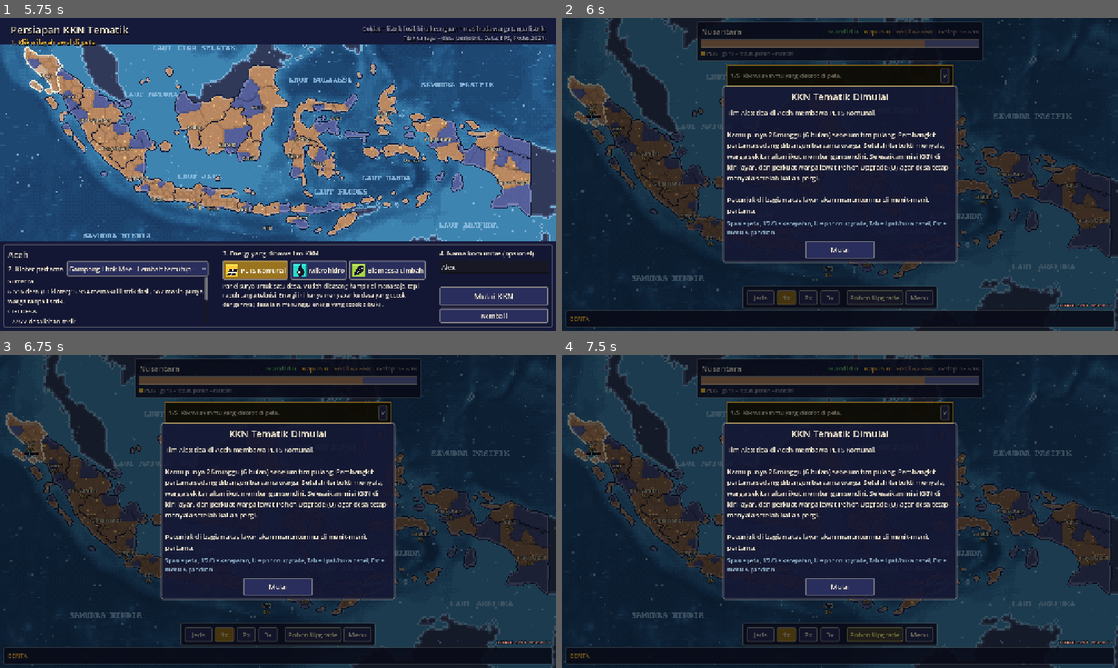
Above: before the commit, frames 1-4 (two rows, left to right).
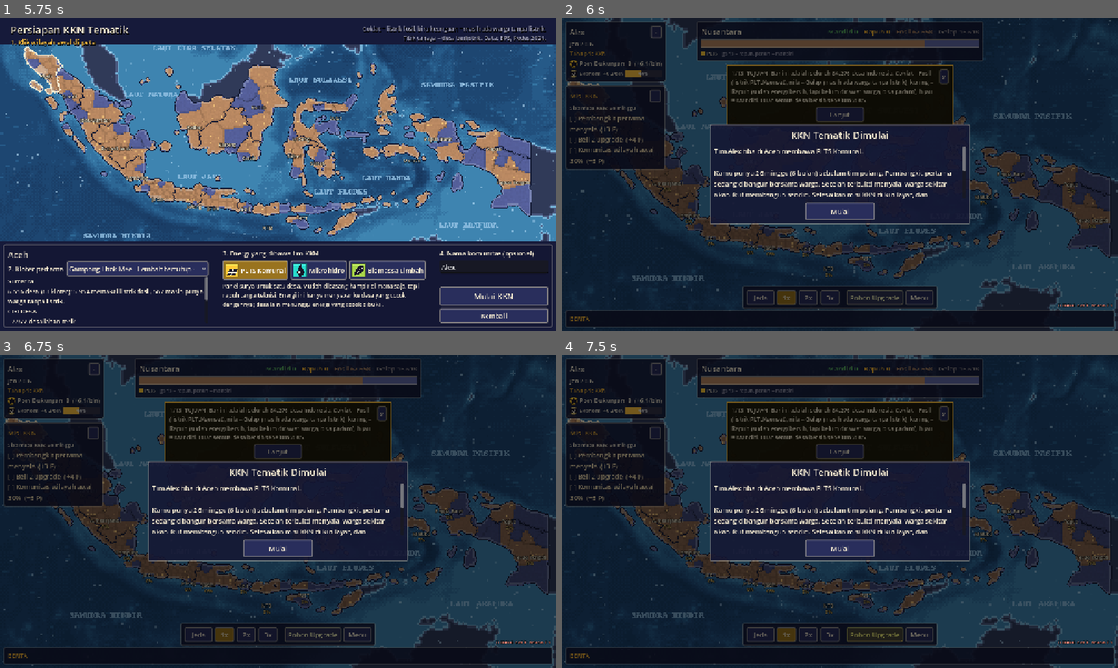
Above: after the commit, the same moments.

Repository: RizqieSufiawan/percikan-lentera
Game: Godot game, scene res://scenes/title.tscn
The game is run twice, just before and just after one commit, with the same random seed, the same clock (stepped at 60 frames per second) and the same inputs. Sound files missing from this copy of the repository are replaced by a short silence.
Inputs (mouse positions are in pixels of both pictures, inside the frame that each line leads up to):
- Up to frame 1 (5.75 s): click "Permainan Baru" at 0.5 s; click "Lanjut" at 1.25 s; click "Kembali" at 2 s; click "Lewati" at 2.75 s; click (494, 268) at 3.52 s; type "Alex" at 3.6 s; click "Pilih kloter (daftar atau kli…" at 4.25 s; click "PLTS Komunal" at 5 s
- Up to frame 2 (6 s): click "Mulai KKN" at 5.75 s
- Up to frame 3 (6.75 s): click "x" at 6.5 s
- Up to frame 4 (7.5 s): click (840, 452) at 7.25 s, where only the run after the commit has a clickable "Lanjut"

Frame 1 is identical in both runs. In frame 2, 21% of the frame differs, in the area x 0-74%, y 1-79%; in frame 3, 21%; in frame 4, 21%.

Commit message:
Tutorial

Diff:
--- a/data/slides/guide_10.tres
+++ b/data/slides/guide_10.tres
@@ -6,5 +6,5 @@
 [resource]
 script = ExtResource("2_script")
 title = "Menang dan Kalah"
-text = "Game selesai saat SEMUA desa memakai energi bersih. Semakin cepat dan semakin banyak yang mandiri, semakin baik akhirnya.\nKalah: Resistensi penuh, Kesejahteraan atau Ekonomi habis, atau semua pembangkit energi bersih padam."
+text = "MENANG: semua desa memakai energi bersih. Semakin cepat dan semakin banyak yang mandiri, semakin baik akhirnya.\nRESISTENSI: biru = Ragu Warga (naik jika banyak desa Rapuh di wilayah berkomunitas lemah, turun saat desa jadi Mandiri), merah = Kepentingan Lama (naik tiap tahun dan saat energi bersih meluas).\nKALAH: Resistensi 100%, Kesejahteraan habis, Ekonomi habis terlalu lama, semua pembangkit padam terlalu lama, atau lewat tahun 2085."
 image = ExtResource("1_img")
--- a/data/slides/guide_5.tres
+++ b/data/slides/guide_5.tres
@@ -6,5 +6,5 @@
 [resource]
 script = ExtResource("2_script")
 title = "Poin, Ekonomi, Pohon Upgrade"
-text = "Warga membangun memakai Poin + Ekonomi. Semua kemampuan ada di Pohon Upgrade (U) dan berlaku di semua wilayah.\nSumber Energi: tiap energi punya cabang sendiri (Output Listrik I–III, Material Bangunan I–III, Teknisi Warga, Pusat Pelatihan). Edukasi & Warga: Komunitas tumbuh lebih cepat, resistensi turun. Layanan Digital: internet otomatis di wilayah berenergi bersih."
+text = "POIN DUKUNGAN: selama KKN dari tim KKN tiap minggu dan hadiah Misi KKN; setelah KKN dari desa Rapuh dan Mandiri, ditambah Komunitas wilayah. Bonus dari gelembung di peta.\nEKONOMI: bertambah sedikit tiap bulan, lebih banyak dari desa Mandiri. Selalu disisakan 5 sebagai cadangan.\nKeduanya dipakai di Pohon Upgrade (U). Setiap pembelian membuat upgrade lain 5% lebih mahal. Sumber Energi: buka dan perkuat energi. Edukasi & Warga: Komunitas lebih cepat, resistensi turun. Layanan Digital: internet di wilayah berenergi bersih."
 image = ExtResource("1_img")
--- a/data/slides/guide_8.tres
+++ b/data/slides/guide_8.tres
@@ -5,6 +5,6 @@
 
 [resource]
 script = ExtResource("2_script")
-title = "Pemerintah, Event, Bencana"
-text = "Tawaran pemerintah: Terima atau Tolak. Isinya tergantung kinerjamu.\nKartu event: pilih A atau B, tidak ada pilihan yang selalu benar.\nBencana menyasar desa sesuai ciri alamnya, dan paling merusak energi yang rentan."
+title = "Event, Kesiapan, Tawaran"
+text = "Bencana, hoaks, dan masalah lain diselesaikan otomatis. Berhasil atau tidaknya tergantung KESIAPAN, yang naik lewat upgrade. Bencana menyasar desa sesuai ciri alamnya.\nYang meminta keputusanmu hanya tawaran kerja sama (mis. investor PLTA) dan tawaran pemerintah: Terima atau Tolak, tidak ada pilihan yang selalu benar."
 image = ExtResource("1_img")
--- a/data/slides/guide_9.tres
+++ b/data/slides/guide_9.tres
@@ -6,5 +6,5 @@
 [resource]
 script = ExtResource("2_script")
 title = "Tonggak dan Target 2060"
-text = "2030, 2045, dan 2060: evaluasi besar. 2040 dan 2050: notifikasi singkat.\nTarget nasional (KEN, PP 40/2025): 70% desa berenergi bersih pada 2060. Di game, setengahnya juga harus mandiri. Setiap tonggak memberi tahu apakah kamu masih di jalur."
+text = "2030, 2045, dan 2060: evaluasi besar. 2040 dan 2050: notifikasi singkat.\nTarget nasional (KEN, PP 40/2025): 70% desa berenergi bersih pada 2060; tonggak juga menilai apakah setengahnya sudah mandiri. Setiap tonggak memberi tahu apakah kamu masih di jalur."
 image = ExtResource("1_img")
--- a/project.godot
+++ b/project.godot
@@ -1,5 +1,10 @@
 ; Engine configuration file.
-; Percikan Lentera - prototipe ADIKARA 2026
+; It's best edited using the editor UI and not directly,
+; since the parameters that go here are not all obvious.
+;
+; Format:
+;   [section] ; section goes between []
+;   param=value ; assign values to parameters
 
 config_version=5
 
--- a/scripts/core/simulation.gd
+++ b/scripts/core/simulation.gd
@@ -1264,7 +1264,8 @@
 	if points < upgrade_cost(u):
 		return "Poin Dukungan kurang"
 	if u.cost_money > 0 and money - u.cost_money < cfg.money_reserve:
-		return "Ekonomi kurang"
+		return "Ekonomi kurang: butuh %d (biaya %d + cadangan %d), kamu punya %d" % [
+			ceili(u.cost_money + cfg.money_reserve), roundi(u.cost_money), roundi(cfg.money_reserve), floori(money)]
 	return ""
 
 
--- a/scripts/ui/game_screen.gd
+++ b/scripts/ui/game_screen.gd
@@ -321,7 +321,7 @@
 
 func _refresh_missions() -> void:
 	var sim := Game.sim
-	%MissionPanel.visible = sim.kkn_active and _hint_panel == null
+	%MissionPanel.visible = sim.kkn_active and not _tutorial_hides_left()
 	if not sim.kkn_active:
 		return
 	%KknTimeLabel.text = "Sisa masa KKN: %d minggu" % sim.kkn_weeks_left()
@@ -577,9 +577,13 @@
 	var changed := not _reveal_ready or lit != _reveal_lit or post != _reveal_post_kkn
 	if _reveal_ready and lit and not _reveal_lit:
 		Audio.sfx(&"point")
-		toast("Desa pertama menyala! Warga sekitar mulai ikut membangun sendiri.")  # bar desa sudah tampil sejak awal
+		if Game.sim.counters.has(LESSONS_OFF):
+			toast("Desa pertama menyala! Warga sekitar mulai ikut membangun sendiri.")
+		_queue_lesson.call_deferred(&"lit", func(_up: bool): return feed.get_global_rect() if feed.visible else Rect2())
 	if _reveal_ready and post and not _reveal_post_kkn:
-		toast("Panel baru di atas: Resistensi (100% = kalah) dan Kesejahteraan (habis = kalah).", Palette.INDEPENDENT)
+		if Game.sim.counters.has(LESSONS_OFF):
+			toast("Panel baru di atas: Resistensi (100% = kalah) dan Kesejahteraan (habis = kalah).", Palette.INDEPENDENT)
+		_queue_lesson.call_deferred(&"post_kkn", func(up: bool): return Rect2() if up else $TopPanel.get_global_rect())
 	_reveal_ready = true
 	_reveal_lit = lit
 	_reveal_post_kkn = post
@@ -684,33 +688,106 @@
 	stack.add_child(_toast_box)
 
 
-# ---------------------------------------------------------------- petunjuk menit pertama
+# ---------------------------------------------------------------- tutorial
+
+## Tutorial berlapis:
+## - Langkah UTAMA (menit pertama): campuran langkah PENJELASAN (permainan dijeda, ada tombol
+##   "Lanjut", bagian yang dibahas disorot) dan langkah AKSI (pemain melakukan sesuatu).
+## - PELAJARAN susulan: penjelasan sekali jalan saat sesuatu baru muncul (desa pertama menyala,
+##   tim KKN pulang). Disimpan di sim.counters supaya tidak berulang setelah memuat permainan.
+## Tombol x menutup semuanya (tutorial dan pelajaran susulan).
 
 var _hint_panel: PanelContainer
 var _hint_stack: VBoxContainer
 var _spotlight: Spotlight
 var _hint_label: Label
+var _hint_next: Button
 var _hint_step: int = 0
 var _hint_timer: float = 0.0
 var _hint_check: float = 0.0
-
-
-## Langkah petunjuk: [teks, Callable yang mengembalikan true jika langkah selesai].
+var _hint_ack := false
+var _main_active := false
+var _lessons: Array = []  # [{text, target}] antre
+
+
+func _step(text: String, target: Callable, done: Callable = Callable()) -> Dictionary:
+	return {"text": text, "target": target, "done": done, "info": not done.is_valid()}
+
+
+func _rect_of(path: String) -> Callable:
+	return func(_up: bool) -> Rect2:
+		var n := get_node_or_null(path) as Control
+		return n.get_global_rect() if n and n.is_visible_in_tree() else Rect2()
+
+
+var _steps_cache: Array = []
+
+
 func _hint_steps() -> Array:
+	if not _steps_cache.is_empty():
+		return _steps_cache
 	var sim := Game.sim
-	return [
-		["1/5  Klik wilayahmu yang disorot di peta.",
-			func(): return province_panel.visible],
-		["2/5  Klik kloter lain di panel kanan untuk membandingkan energinya.",
-			# Klik wilayah di peta sudah memilih satu kloter, jadi langkah ini menunggu kloter LAIN.
-			func(): return (province_panel.village_index >= 0 and province_panel.village_index != _hint_v0) or _hint_timer > 15.0],
-		["3/5  Buka Pohon Upgrade (U) dan beli satu upgrade.",
-			func(): return int(sim.counters.get(&"upgrades_bought", 0)) >= 1],
-		["4/5  Tab Sumber Energi: perkuat energi yang kamu pakai.",
-			func(): return _owns_energy_branch() or int(sim.counters.get(&"upgrades_bought", 0)) >= 3],
-		["5/5  Klik gelembung di peta untuk Poin tambahan.",
-			func(): return _hint_timer > 14.0],
+	var cfg := Game.db.config
+	var n := 13
+	_steps_cache = [
+		_step("1/%d  TUJUAN. Bar ini adalah seluruh 84.276 desa Indonesia. Coklat = Fosil (listrik PLTU/genset), nila = Gelap (masih ada warga tanpa listrik), kuning = Rapuh (sudah energi bersih, tapi belum dirawat warga, bisa padam), hijau = Mandiri. Buat semua desa bersih sebelum 2085." % n,
+			_rect_of("TopPanel")),
+		_step("2/%d  POIN DUKUNGAN, uang utama untuk membeli upgrade. Selama KKN: dari tim KKN tiap minggu dan hadiah Misi KKN. Setelah KKN: dari desa Rapuh dan Mandiri, ditambah Komunitas wilayah. Bonus: gelembung di peta." % n,
+			_rect_of("StatsPanel/VBox/PointsRow")),
+		_step("3/%d  EKONOMI, dipakai bersama Poin untuk sebagian upgrade. Bertambah sedikit tiap bulan, dan lebih banyak dari desa Mandiri. Selalu disisakan %d sebagai cadangan. Ekonomi habis terlalu lama = kalah." % [n, roundi(cfg.money_reserve)],
+			_rect_of("StatsPanel/VBox/MoneyRow")),
+		_step("4/%d  MISI KKN. Tim KKN hanya tinggal %d minggu. Selesaikan misi untuk Poin tambahan. Saat tim pulang, desa Rapuh di wilayah yang Komunitasnya di bawah %d bisa padam." % [n, cfg.kkn_ticks, roundi(cfg.kkn_test_threshold)],
+			_rect_of("MissionPanel")),
+		_step("5/%d  Klik wilayahmu yang disorot di peta." % n,
+			func(up: bool): return Rect2() if up else map.province_rect(sim.start_province),
+			func(): return province_panel.visible),
+		_step("6/%d  KOMUNITAS = kesiapan warga merawat listriknya sendiri (0-100). Naik saat tim KKN melatih warga dan dari desa yang sudah bersih. Di %d warga mulai membangun sendiri; di %d desa Rapuh jadi Mandiri. Klik wilayah mana pun untuk melihat barnya di peta." % [n, roundi(cfg.auto_build_min_community), roundi(cfg.independence_threshold)],
+			_rect_of("ProvincePanel/VBox/CommRow")),
+		_step("7/%d  KLOTER = kelompok ratusan desa nyata. Tiap kloter punya ciri (sungai deras, lahan terik, ...) yang menentukan energi yang cocok. Klik kloter lain untuk membandingkan." % n,
+			_rect_of("ProvincePanel"),
+			func(): return (province_panel.village_index >= 0 and province_panel.village_index != _hint_v0) or _hint_timer > 15.0),
+		_step("8/%d  SEBARAN OTOMATIS. Kamu tidak membangun sendiri. Setelah pembangkit pertama menyala, warga kloter tetangga (paling jauh 2 kloter) yang energinya cocok ikut membangun. Awalnya lambat, makin banyak desa bersih makin cepat." % n,
+			func(up: bool): return Rect2() if up else map.province_rect(sim.start_province)),
+		_step("9/%d  POHON UPGRADE adalah keputusan utamamu. Buka (U) dan beli satu upgrade. Setiap pembelian membuat upgrade lain sedikit lebih mahal." % n,
+			func(up: bool): return Rect2() if up else %UpgradeBtn.get_global_rect(),
+			func(): return int(sim.counters.get(&"upgrades_bought", 0)) >= 1),
+		_step("10/%d  Tab Sumber Energi: perkuat energi yang kamu pakai, atau buka energi baru." % n,
+			_energy_tab_target,
+			func(): return _owns_energy_branch() or int(sim.counters.get(&"upgrades_bought", 0)) >= 3),
+		_step("11/%d  KESIAPAN. Bencana, hoaks, dan masalah lain diselesaikan otomatis. Berhasil atau tidaknya tergantung Kesiapan, yang naik lewat upgrade. Hanya tawaran kerja sama yang meminta keputusanmu." % n,
+			func(up: bool): return Rect2() if up else %UpgradeBtn.get_global_rect()),
+		_step("12/%d  WAKTU. Jeda, 1x, 2x, 3x mengatur kecepatan. Esc membuka menu: simpan, pengaturan, dan Panduan (berisi semua penjelasan ini)." % n,
+			_speed_target),
+		_step("13/%d  Klik gelembung yang muncul di peta untuk Poin tambahan." % n,
+			func(_up: bool): return Rect2(),
+			func(): return _hint_timer > 14.0),
 	]
+	return _steps_cache
+
+
+func _energy_tab_target(up_open: bool) -> Rect2:
+	if not up_open:
+		return %UpgradeBtn.get_global_rect()
+	var tabs: TabContainer = upgrade_panel.tabs
+	if tabs.current_tab == 0:
+		return Rect2()
+	var bar := tabs.get_tab_bar()
+	var r := bar.get_tab_rect(0)
+	return Rect2(bar.global_position + r.position, r.size)
+
+
+func _speed_target(up_open: bool) -> Rect2:
+	if up_open:
+		return Rect2()
+	var r: Rect2 = $BottomBar/HBox/PauseBtn.get_global_rect()
+	return r.merge($BottomBar/HBox/Speed3Btn.get_global_rect())
+
+
+## Pelajaran susulan (sekali per permainan).
+const LESSONS := {
+	&"lit": "DESA PERTAMA MENYALA! Warga sekitar mulai ikut membangun sendiri. Panel Peristiwa di kiri bawah mencatat kejadian penting; klik < > untuk melihat yang lama.",
+	&"post_kkn": "TIM KKN PULANG. Sekarang Poin datang dari desa bersih. Dua ancaman baru di panel atas:\nRESISTENSI: biru = Ragu Warga (naik jika banyak desa Rapuh di wilayah yang Komunitasnya lemah, turun saat desa jadi Mandiri), merah = Kepentingan Lama (naik tiap tahun dan saat energi bersih meluas). Mencapai 100% = kalah.\nKESEJAHTERAAN naik saat makin banyak desa berlistrik dan bersih. Habis = kalah.",
+}
 
 
 func owned_upgrade_count() -> int:
@@ -729,23 +806,35 @@
 ## mengulang tutorial: lanjut dari langkah terakhir, atau tidak muncul jika sudah selesai/ditutup.
 const TUTORIAL_KEY := &"tutorial_step"
 const TUTORIAL_DONE := 99
-
-
-func _build_hints(parent: Control) -> void:
-	if Game.sim == null or Game.sim.tick_count > Game.db.config.kkn_ticks:
+const LESSONS_OFF := &"lessons_off"
+
+
+func _build_hints(_parent: Control) -> void:
+	if Game.sim == null:
 		return
 	var saved_step := int(Game.sim.counters.get(TUTORIAL_KEY, 0))
-	if saved_step >= _hint_steps().size():
+	if Game.sim.tick_count > Game.db.config.kkn_ticks or saved_step >= _hint_steps().size():
+		return
+	_main_active = true
+	_hint_step = saved_step
+	_show_hint()
+
+
+func _ensure_hint_panel() -> void:
+	if _hint_panel:
 		return
 	_hint_panel = PanelContainer.new()
 	var style := StyleBoxFlat.new()
-	style.bg_color = Color(0.12, 0.1, 0.03, 0.94)
+	style.bg_color = Color(0.12, 0.1, 0.03, 0.96)
 	style.border_color = Palette.LIT
 	style.set_border_width_all(2)
-	style.set_content_margin_all(8)
+	style.set_content_margin_all(10)
 	_hint_panel.add_theme_stylebox_override("panel", style)
+	var col := VBoxContainer.new()
+	col.add_theme_constant_override("separation", 6)
+	_hint_panel.add_child(col)
 	var row := HBoxContainer.new()
-	_hint_panel.add_child(row)
+	col.add_child(row)
 	_hint_label = Label.new()
 	_hint_label.autowrap_mode = TextServer.AUTOWRAP_WORD_SMART
 	_hint_label.custom_minimum_size = Vector2(470, 0)
@@ -754,28 +843,76 @@
 	row.add_child(_hint_label)
 	var close := Button.new()
 	close.text = "x"
-	close.tooltip_text = "Tutup petunjuk"
+	close.tooltip_text = "Tutup semua petunjuk"
 	close.focus_mode = Control.FOCUS_NONE
-	close.pressed.connect(func():
-		Game.sim.counters[TUTORIAL_KEY] = TUTORIAL_DONE
-		_hint_panel.queue_free()
-		_hint_panel = null)
+	close.size_flags_vertical = Control.SIZE_SHRINK_BEGIN
+	close.pressed.connect(_close_hints)
 	row.add_child(close)
-	parent.add_child(_hint_panel)
-	_hint_step = saved_step
-	_show_hint()
-
-
-func _show_hint() -> void:
-	var steps := _hint_steps()
-	if _hint_panel == null:
-		return
-	if _hint_step >= steps.size():
-		Game.sim.counters[TUTORIAL_KEY] = TUTORIAL_DONE
+	_hint_next = Button.new()
+	_hint_next.text = "Lanjut"
+	_hint_next.focus_mode = Control.FOCUS_NONE
+	_hint_next.custom_minimum_size = Vector2(110, 30)
+	_hint_next.size_flags_horizontal = Control.SIZE_SHRINK_CENTER
+	_hint_next.pressed.connect(func():
+		Audio.sfx(&"click")
+		_hint_ack = true
+		_hint_check = 1.0)
+	col.add_child(_hint_next)
+	_hint_stack.add_child(_hint_panel)
+	_hint_stack.move_child(_hint_panel, 0)
+
+
+func _close_hints() -> void:
+	Game.sim.counters[TUTORIAL_KEY] = TUTORIAL_DONE
+	Game.sim.counters[LESSONS_OFF] = 1
+	_main_active = false
+	_lessons.clear()
+	_free_hint_panel()
+
+
+func _free_hint_panel() -> void:
+	Game.release(&"tutorial")
+	if _hint_panel:
 		_hint_panel.queue_free()
 		_hint_panel = null
-		return
-	_hint_label.text = steps[_hint_step][0]
+
+
+## Langkah yang sedang tampil: pelajaran susulan didahulukan, lalu langkah utama.
+func _current_hint() -> Dictionary:
+	if not _lessons.is_empty():
+		return _lessons[0]
+	if _main_active:
+		var steps := _hint_steps()
+		if _hint_step < steps.size():
+			return steps[_hint_step]
+	return {}
+
+
+func _show_hint() -> void:
+	var cur := _current_hint()
+	if cur.is_empty():
+		_free_hint_panel()
+		return
+	_ensure_hint_panel()
+	_hint_ack = false
+	_hint_label.text = cur["text"]
+	_hint_next.visible = cur["info"]
+	# Langkah penjelasan menjeda permainan supaya pemain sempat membaca.
+	if cur["info"]:
+		Game.hold(&"tutorial")
+	else:
+		Game.release(&"tutorial")
+
+
+## Antrekan pelajaran susulan (sekali per permainan).
+func _queue_lesson(id: StringName, target: Callable) -> void:
+	var sim := Game.sim
+	var key := StringName("lesson_" + String(id))
+	if sim.counters.has(key) or sim.counters.has(LESSONS_OFF):
+		return
+	sim.counters[key] = 1
+	_lessons.append(_step(LESSONS[id], target))
+	_show_hint()
 
 
 func _update_hints(delta: float) -> void:
@@ -783,22 +920,42 @@
 	if _hint_panel == null:
 		return
 	_hint_check += delta
-	if _hint_step == 1 or _hint_step == 4:
+	var cur := _current_hint()
+	if not cur.is_empty() and not cur["info"]:
 		_hint_timer += delta
 	if _hint_check < 0.25:
 		return
 	_hint_check = 0.0
-	var steps := _hint_steps()
 	var advanced := false
-	while _hint_step < steps.size() and steps[_hint_step][1].call():
-		_hint_step += 1
-		Game.sim.counters[TUTORIAL_KEY] = _hint_step
+	while true:
+		cur = _current_hint()
+		if cur.is_empty():
+			break
+		var ok: bool = _hint_ack if cur["info"] else cur["done"].call()
+		if not ok:
+			break
+		_hint_ack = false
 		_hint_timer = 0.0
 		_hint_v0 = province_panel.village_index
 		advanced = true
+		if not _lessons.is_empty():
+			_lessons.pop_front()
+		else:
+			_hint_step += 1
+			Game.sim.counters[TUTORIAL_KEY] = _hint_step
+			if _hint_step >= _hint_steps().size():
+				_main_active = false
+				Game.sim.counters[TUTORIAL_KEY] = TUTORIAL_DONE
 	if advanced:
 		Audio.sfx(&"point")
 		_show_hint()
+
+
+## Panel kiri disembunyikan hanya saat langkah AKSI di peta (supaya tidak menutupi wilayah
+## awal seperti Aceh). Saat langkah penjelasan panel tetap tampil karena sedang dibahas.
+func _tutorial_hides_left() -> bool:
+	var cur := _current_hint()
+	return not cur.is_empty() and not cur["info"]
 
 
 ## Sorotan tutorial: redupkan layar kecuali hal yang dituju langkah petunjuk sekarang.
@@ -808,11 +965,9 @@
 		return
 	var up_open := upgrade_panel.visible
 	var busy: bool = modal.is_busy()
-	# Selama tutorial, panel statistik & misi disembunyikan supaya tidak menutupi wilayah awal
-	# (mis. Aceh di pojok kiri atas). Muncul lagi begitu petunjuk selesai atau ditutup.
-	var tut := _hint_panel != null
-	$StatsPanel.visible = not tut
-	%MissionPanel.visible = not tut and Game.sim.kkn_active
+	var hide_left := _tutorial_hides_left()
+	$StatsPanel.visible = not hide_left
+	%MissionPanel.visible = not hide_left and Game.sim.kkn_active
 	# Urutan lapisan: HUD < sorotan < petunjuk < (panel upgrade) < kartu popup.
 	# Saat panel upgrade terbuka: panel upgrade < sorotan < petunjuk < kartu popup.
 	if up_open != _hint_layer_up:
@@ -833,7 +988,8 @@
 	if _hint_panel == null or busy:
 		_spotlight.set_hole(Rect2())
 		return
-	_spotlight.set_hole(_hint_target(up_open))
+	var cur := _current_hint()
+	_spotlight.set_hole(cur["target"].call(up_open) if not cur.is_empty() else Rect2())
 
 
 var _hint_layer_up := false
@@ -848,26 +1004,6 @@
 func _place_before(node: Node, ref: Node) -> void:
 	var i := ref.get_index()
 	move_child(node, i - 1 if node.get_index() < i else i)
-
-
-func _hint_target(up_open: bool) -> Rect2:
-	match _hint_step:
-		0:
-			return Rect2() if up_open else map.province_rect(Game.sim.start_province)
-		1:
-			return province_panel.get_global_rect() if province_panel.visible and not up_open else Rect2()
-		2:
-			return Rect2() if up_open else %UpgradeBtn.get_global_rect()
-		3:
-			if not up_open:
-				return %UpgradeBtn.get_global_rect()
-			var tabs: TabContainer = upgrade_panel.tabs
-			if tabs.current_tab == 0:
-				return Rect2()
-			var bar := tabs.get_tab_bar()
-			var r := bar.get_tab_rect(0)
-			return Rect2(bar.global_position + r.position, r.size)
-	return Rect2()
 
 
 ## Notifikasi kecil yang tidak menjeda permainan, hilang sendiri setelah beberapa detik.
--- a/scripts/ui/modal_layer.gd
+++ b/scripts/ui/modal_layer.gd
@@ -13,8 +13,36 @@
 @onready var buttons_box: HFlowContainer = %MButtons
 
 
+const CARD_W := 600.0
+const IMG_SIZE := Vector2(256, 144)
+var _scroll: ScrollContainer
+var _fit_pending := false
+
+
 func _ready() -> void:
 	hide()
+	# Kartu dibuat ringkas: teks panjang (berita, tonggak) bisa digulir, gambar lebih kecil.
+	var vbox: VBoxContainer = body_label.get_parent()
+	var card: Control = vbox.get_parent()
+	card.custom_minimum_size = Vector2(CARD_W, 0)
+	card.size_flags_horizontal = Control.SIZE_SHRINK_CENTER
+	image_rect.custom_minimum_size = IMG_SIZE
+	_scroll = ScrollContainer.new()
+	_scroll.horizontal_scroll_mode = ScrollContainer.SCROLL_MODE_DISABLED
+	_scroll.size_flags_horizontal = Control.SIZE_FILL
+	_scroll.custom_minimum_size = Vector2(CARD_W - 20.0, 0)
+	var inner := VBoxContainer.new()
+	inner.custom_minimum_size = Vector2(CARD_W - 44.0, 0)
+	inner.add_theme_constant_override("separation", 10)
+	_scroll.add_child(inner)
+	vbox.add_child(_scroll)
+	vbox.move_child(_scroll, body_label.get_index())
+	for n: Control in [body_label, fact_label]:
+		n.reparent(inner, false)
+		# Lebar tetap (tidak ikut lebar scrollbar) supaya baris teks tidak berubah-ubah dan
+		# tata letak tidak berputar tanpa henti.
+		n.custom_minimum_size = Vector2(CARD_W - 44.0, 0)
+		n.size_flags_horizontal = Control.SIZE_FILL
 
 
 ## buttons: teks tombol. callback menerima index tombol yang dipilih.
@@ -68,6 +96,25 @@
 		b.pressed.connect(_on_button.bind(i))
 		buttons_box.add_child(b)
 	show()
+	if not _fit_pending:
+		_fit_pending = true
+		_fit_scroll.call_deferred()
+
+
+## Tinggi area teks = isi teks, tapi tidak melebihi sisa layar (selebihnya digulir).
+func _fit_scroll() -> void:
+	_fit_pending = false
+	if _scroll == null or not visible:
+		return
+	_scroll.scroll_vertical = 0
+	var content := body_label.get_combined_minimum_size().y
+	if fact_label.visible:
+		content += fact_label.get_combined_minimum_size().y + 10.0
+	var used := title_label.get_combined_minimum_size().y + buttons_box.get_combined_minimum_size().y + 90.0
+	if image_rect.visible:
+		used += IMG_SIZE.y + 10.0
+	var avail := maxf(120.0, get_viewport_rect().size.y - 80.0 - used)
+	_scroll.custom_minimum_size = Vector2(CARD_W - 20.0, minf(content, avail))
 
 
 func _on_button(index: int) -> void:
--- a/tests/debug_test.gd
+++ b/tests/debug_test.gd
@@ -19,6 +19,9 @@
 	Game.chosen_province = &"sumut"
 	Game.chosen_energy = &"biomassa"
 	Game.new_game()
+	# Tutorial menjeda permainan di langkah penjelasan; tes ini menguji hal lain.
+	Game.sim.counters[&"tutorial_step"] = 99
+	Game.sim.counters[&"lessons_off"] = 1
 	# Seed tetap supaya tes tidak bergantung keberuntungan (F5 = ujian KKN sungguhan bisa memadamkan semua desa).
 	Game.sim.rng.seed = 7
 	Game.goto("game")
--- a/tests/realtime_test.gd
+++ b/tests/realtime_test.gd
@@ -29,6 +29,9 @@
 	Game.chosen_province = &"papua"
 	Game.chosen_energy = &"mikrohidro"
 	Game.new_game()
+	# Tutorial menjeda permainan di langkah penjelasan; tes ini menguji hal lain.
+	Game.sim.counters[&"tutorial_step"] = 99
+	Game.sim.counters[&"lessons_off"] = 1
 	Game.goto("game")
 	await _wait(0.5)
 	var modal = get_tree().current_scene.get_node("%Modal")
--- a/tests/sim_test.gd
+++ b/tests/sim_test.gd
@@ -127,7 +127,7 @@
 
 func _has_rush(sim: Simulation, db: GameDatabase) -> bool:
 	for u in db.upgrades:
-		if _is_rush(u) and sim.upgrade_state(u) in ["", "Poin Dukungan kurang", "Ekonomi kurang"]:
+		if _is_rush(u) and (sim.upgrade_state(u) in ["", "Poin Dukungan kurang"] or sim.upgrade_state(u).begins_with("Ekonomi kurang")):
 			return true
 	return false
 
